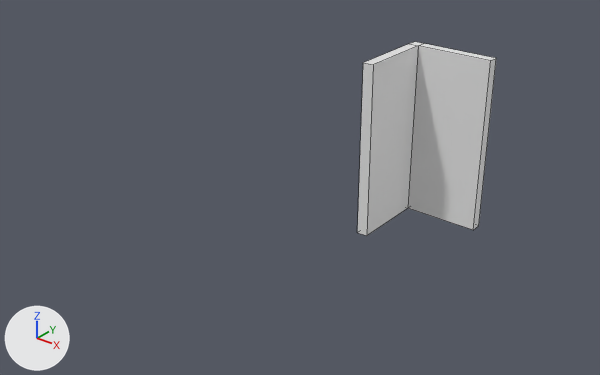
A saved change to the Blender file jakes_test/mesh_library.blend.
Rendered twice from a 50 mm lens placed at (8.34, -14.77, 9.17), pointed at (-2.12, -1.69, 1.06). Every picture has the same lights, and +X, +Y and +Z are marked at lower left. The first picture is the older version. Mesh edges are drawn as thin lines.

In view in the first picture: 'wall_tile_corner'.
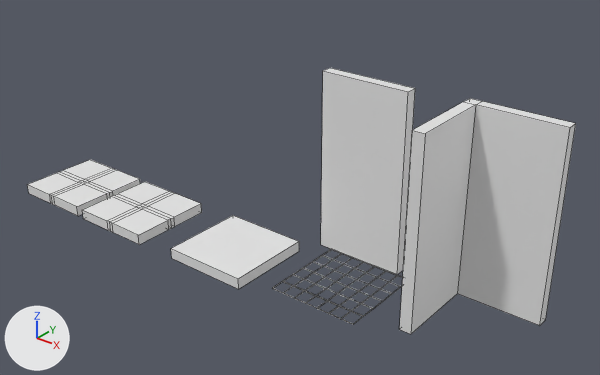
The change, as a diff of the scene's bpy script:
```diff
--- a/jakes_test/mesh_library.blend.py
+++ b/jakes_test/mesh_library.blend.py
@@ mat_wire @@
+mat_wire = principled_material('wire')
+mat_wire.base_color = (0.8, 0.8, 0.8)  # white #e7e7e7
@@ me_cube_003 @@
+me_cube_003.from_pydata(...)  # 50 vertices, 48 faces; spans x -1.0..1.0, y -1.0..1.0, z -0.25..0.0
+# faces by material slot: [40, 8]
+me_cube_003.materials.append(mat_walls_and_floor)  # white #e7e7e7
+me_cube_003.materials.append(mat_wire)  # white #e7e7e7
@@ me_cube_001 @@
+me_cube_001.from_pydata(...)  # 50 vertices, 48 faces; spans x -1.0..1.0, y -1.0..1.0, z -0.25..0.0
+# faces by material slot: [40, 8]
+me_cube_001.materials.append(mat_walls_and_floor)  # white #e7e7e7
+me_cube_001.materials.append(mat_wire)  # white #e7e7e7
@@ ob_wall_tile @@
 ob_wall_tile = bpy.data.objects.new('wall_tile', me_cube_006)
-ob_wall_tile.location = (0.0, 0.0, 0.0)
-ob_wall_tile.hide_set(True)
+ob_wall_tile.location = (-0.31, -2.72, 0.0)
@@ ob_wall_tile_corner @@
 ob_wall_tile_corner = bpy.data.objects.new('wall_tile_corner', me_cube_008)
-ob_wall_tile_corner.location = (0.0, 0.0, 0.0)
+ob_wall_tile_corner.location = (2.76, -2.57, 0.0)
@@ ob_floor_tile @@
 ob_floor_tile = bpy.data.objects.new('floor_tile', me_cube_005)
-ob_floor_tile.location = (0.0, 0.0, 0.0)
-ob_floor_tile.hide_set(True)
+ob_floor_tile.location = (-2.78, -3.15, 0.0)
@@ ob_grate @@
 _m = ob_grate.modifiers.new('Wireframe', 'WIREFRAME')
-ob_grate.hide_set(True)
@@ ob_floor_tile_wire_corner @@
+ob_floor_tile_wire_corner = bpy.data.objects.new('floor_tile_wire_corner', me_cube_003)
+ob_floor_tile_wire_corner.location = (-8.01, -3.17, 0.0)
@@ ob_floor_tile_wire_center @@
+ob_floor_tile_wire_center = bpy.data.objects.new('floor_tile_wire_center', me_cube_001)
+ob_floor_tile_wire_center.location = (-5.8, -3.18, 0.0)
```

Boxes [x1, y1, x2, y2] around the edits, measured in the pictures (600 x 375 px):
'wall_tile_corner', moved: before [357, 41, 496, 236]; after [400, 98, 576, 334]
'wall_tile', shown: after [321, 68, 415, 275]
'floor_tile', shown: after [171, 215, 299, 289]
'floor_tile_wire_center', added: after [82, 182, 202, 245]
    faces in mat_walls_and_floor (white #e7e7e7): [82, 182, 202, 245]
    faces in mat_wire (white #e7e7e7): [107, 191, 175, 223]
'floor_tile_wire_corner', added: after [27, 160, 140, 216]
    faces in mat_walls_and_floor (white #e7e7e7): [27, 160, 140, 216]
    faces in mat_wire (white #e7e7e7): [79, 168, 116, 194]
'grate', shown: after [273, 249, 402, 324]
